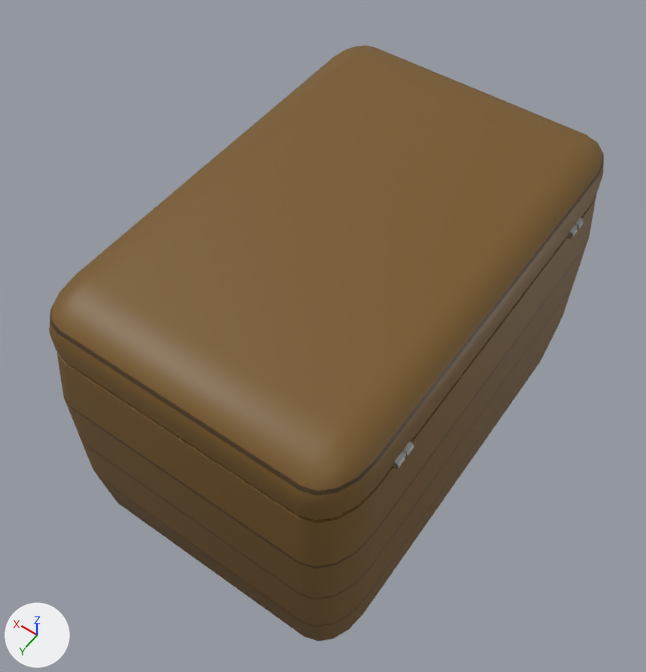
What one commit did to the FBX model Assets/Model/Chest.fbx.
Camera for both pictures: a 50 mm lens placed at (-2.01, 3.05, 5.7), pointed at (0.09, 0.11, 1.07). Every picture has the same lights, and +X, +Y and +Z are marked at lower left. Where no turn or scale is listed for an object, it has been applied to the vertices.

The first picture shows 'Chest', 'Kapak'.
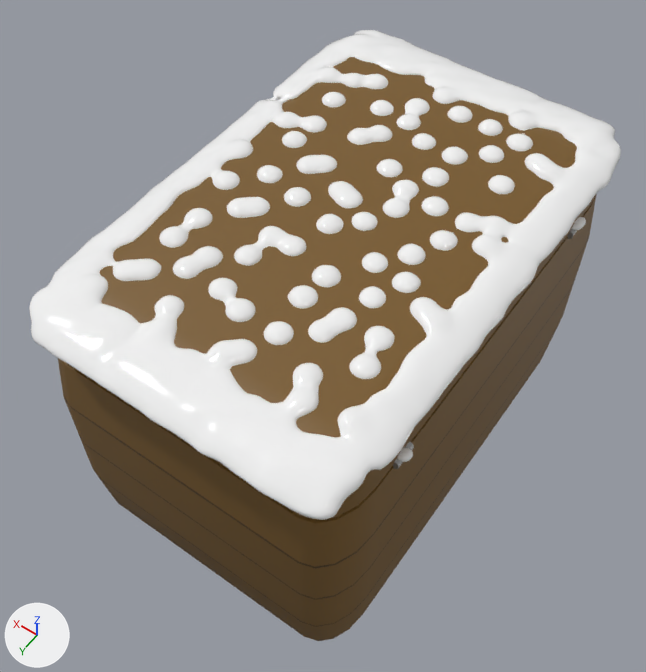
Commit message: Chest New

Where the change shows, as pixel boxes [x1, y1, x2, y2] in the pictures (646 x 672 px):
'SnowBall.001', added
    after: [29, 30, 621, 520]

The change in detail:
Material 'Snow' (mat_snow) is new.
Its base color is (0.904, 0.904, 0.904) (white #f4f4f4).
Its roughness is 0.1.
Mesh me_mesh_003 is new.
It has 26422 vertices, 26348 faces and spans x -1.08..1.14, y -1.64..1.65, z -0.38..0.07.
It uses material mat_snow (white #f4f4f4).
Object 'SnowBall.001' (ob_snowball_001) is new; it shows me_mesh_003.
Its location is (0.003, -0.006, 2.144).
